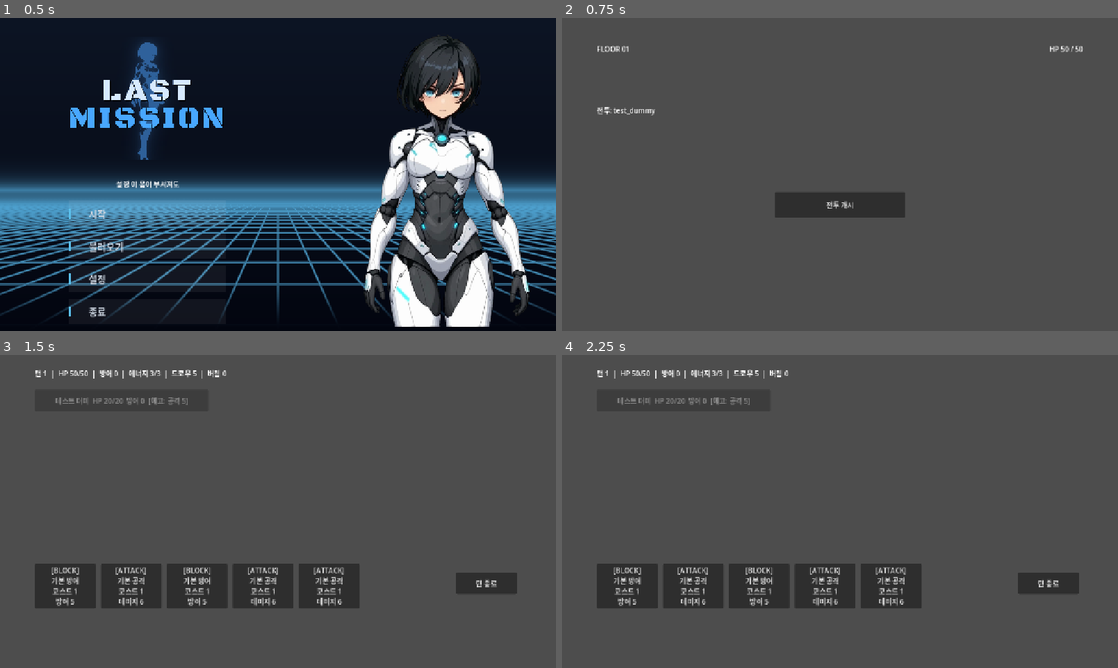
Above: before the commit, frames 1-4 (two rows, left to right).
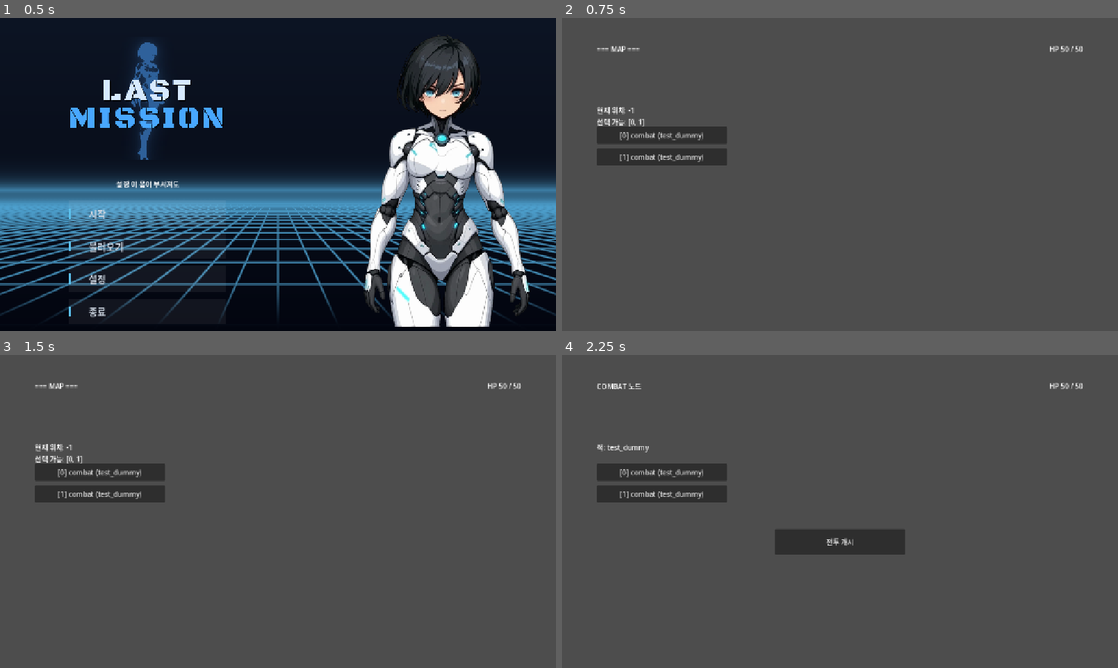
Above: after the commit, the same moments.

Repository: solitaryflyingbird/game_2026_02
Game: Godot game, scene res://main.tscn
The game is run twice, just before and just after one commit, with the same random seed, the same clock (stepped at 60 frames per second) and the same inputs. The project has no main scene, so this scene is started directly.
Inputs (mouse positions are in pixels of both pictures, inside the frame that each line leads up to):
- Up to frame 1 (0.5 s): no input
- Up to frame 2 (0.75 s): click "시작" at 0.5 s
- Up to frame 3 (1.5 s): click (278, 542) at 1.25 s, where only the run before the commit has a clickable "전투 개시"
- Up to frame 4 (2.25 s): click (662, 473) at 2 s, where only the run after the commit has a clickable "[0] combat (test_dummy)"

Frame 1 is identical in both runs. In frame 2, 4.5% of the frame differs, in the area x 6-62%, y 8-64%; in frame 3, 11%; in frame 4, 13%, in the area x 6-94%, y 4-81%.

Commit message:
분기 맵 시스템 구현 (사이클 1~3 완료)
- run_manager.gd: 선형 맵 → 인접 리스트 그래프 (8노드 하드코딩),
  floor 제거 → current_node_id, move_to_node() 유효성 검증 + visited,
  get_available_connections()로 분기 선택, 보스 승리 판정
- run_ui.gd: "map" phase 추가, floor_screen을 맵/전투대기 겸용,
  동적 버튼으로 갈 수 있는 노드 표시, 보상/거점 후 맵 복귀

Co-Authored-By: Claude Opus 4.6 (1M context) <noreply@anthropic.com>

Diff:
--- a/run_manager.gd
+++ b/run_manager.gd
@@ -11,27 +11,75 @@
     run_data = GameData.starting_data.duplicate(true)
     run_data["deck"] = GameData.make_starting_deck()
     run_data["map"] = _generate_map()
-    run_data["floor"] = 0
+    run_data["current_node_id"] = -1
     state_changed.emit()
 
-# --- 맵 생성 ---
+# --- 맵 생성 (하드코딩 분기 맵) ---
 
 func _generate_map() -> Array:
-    # 추후 에피소드 매니저로 분리. 지금은 하드코딩.
+    # row 0: [0:전투]  [1:전투]
+    #            ↘   ↙   ↘
+    # row 1:  [2:엘리트] [3:전투]
+    #             ↘       ↙
+    # row 2:     [4:거점]
+    #             ↙    ↘
+    # row 3:  [5:전투] [6:전투]
+    #             ↘    ↙
+    # row 4:    [7:보스]
     return [
-        {"type": "combat", "enemies": ["test_dummy"]},
-        {"type": "combat", "enemies": ["test_dummy"]},
-        {"type": "rest"},
-        {"type": "combat", "enemies": ["test_dummy"]},
-        {"type": "combat", "enemies": ["test_dummy"]},
-        {"type": "boss", "enemies": ["test_dummy"]},
+        {"id": 0, "row": 0, "col": 0, "type": "combat", "enemies": ["test_dummy"], "connections": [2, 3], "visited": false},
+        {"id": 1, "row": 0, "col": 1, "type": "combat", "enemies": ["test_dummy"], "connections": [3], "visited": false},
+        {"id": 2, "row": 1, "col": 0, "type": "elite", "enemies": ["test_dummy"], "connections": [4], "visited": false},
+        {"id": 3, "row": 1, "col": 1, "type": "combat", "enemies": ["test_dummy"], "connections": [4, 5], "visited": false},
+        {"id": 4, "row": 2, "col": 0, "type": "rest", "enemies": [], "connections": [5, 6], "visited": false},
+        {"id": 5, "row": 3, "col": 0, "type": "combat", "enemies": ["test_dummy"], "connections": [7], "visited": false},
+        {"id": 6, "row": 3, "col": 1, "type": "combat", "enemies": ["test_dummy"], "connections": [7], "visited": false},
+        {"id": 7, "row": 4, "col": 0, "type": "boss", "enemies": ["test_dummy"], "connections": [], "visited": false},
     ]
 
-func _get_current_node() -> Dictionary:
-    var floor_idx = run_data["floor"]
-    if floor_idx >= 0 and floor_idx < run_data["map"].size():
-        return run_data["map"][floor_idx]
+func get_node_by_id(node_id: int) -> Dictionary:
+    if node_id >= 0 and node_id < run_data["map"].size():
+        return run_data["map"][node_id]
     return {}
+
+func get_start_nodes() -> Array:
+    var starts := []
+    for node in run_data["map"]:
+        if node["row"] == 0:
+            starts.append(node["id"])
+    return starts
+
+func get_current_node() -> Dictionary:
+    return get_node_by_id(run_data["current_node_id"])
+
+func get_available_connections() -> Array:
+    if run_data["current_node_id"] == -1:
+        return get_start_nodes()
+    var node = get_current_node()
+    return node.get("connections", [])
+
+# --- 맵 이동 ---
+
+func move_to_node(node_id: int) -> bool:
+    var available = get_available_connections()
+    if node_id not in available:
+        push_warning("move_to_node: %d is not in available connections %s" % [node_id, available])
+        return false
+    run_data["current_node_id"] = node_id
+    run_data["map"][node_id]["visited"] = true
+    _enter_node(node_id)
+    return true
+
+func _enter_node(node_id: int):
+    var node = get_node_by_id(node_id)
+    match node.get("type", ""):
+        "combat", "elite", "boss":
+            run_data["phase"] = "floor"
+        "rest":
+            run_data["phase"] = "rest"
+        _:
+            run_data["phase"] = "floor"
+    state_changed.emit()
 
 # --- 전투 결과 수신 ---
 
@@ -39,33 +87,18 @@
     run_data["hp"] = result["hp"]
     if result["outcome"] == "lose":
         run_data["phase"] = "lose"
-    elif run_data["floor"] >= run_data["map"].size() - 1:
-        run_data["phase"] = "victory"
     else:
-        run_data["phase"] = "reward"
-    state_changed.emit()
-
-# --- 층 진행 ---
-
-func advance_floor():
-    run_data["floor"] += 1
-    _enter_current_node()
-
-func _enter_current_node():
-    var node = _get_current_node()
-    match node.get("type", ""):
-        "combat", "boss":
-            run_data["phase"] = "floor"
-        "rest":
-            run_data["phase"] = "rest"
-        _:
-            run_data["phase"] = "floor"
+        var node = get_current_node()
+        if node.get("type") == "boss":
+            run_data["phase"] = "victory"
+        else:
+            run_data["phase"] = "reward"
     state_changed.emit()
 
 # --- 전투 시작 ---
 
 func start_combat():
-    var node = _get_current_node()
+    var node = get_current_node()
     var enemy_ids = node.get("enemies", ["test_dummy"])
     BattleManager.start_combat(run_data["deck"], run_data["hp"], run_data["max_hp"], enemy_ids)
     BattleManager.start_turn()
@@ -76,16 +109,28 @@
 
 func rest_heal_hp():
     run_data["hp"] = min(run_data["hp"] + 15, run_data["max_hp"])
-    advance_floor()
+    run_data["phase"] = "map"
+    state_changed.emit()
 
 # --- 버튼 핸들러 ---
 
 func start_run():
     init_run()
-    run_data["floor"] = 0
-    _enter_current_node()
+    run_data["phase"] = "map"
+    state_changed.emit()
 
 func return_to_title():
     init_run()
     run_data["phase"] = "title"
     state_changed.emit()
+
+# --- 디버그 ---
+
+func _debug_print_map():
+    print("=== MAP (%d nodes) ===" % run_data["map"].size())
+    for node in run_data["map"]:
+        var visited = "●" if node["visited"] else "○"
+        print("  %s [%d] row:%d col:%d type:%s conn:%s" % [
+            visited, node["id"], node["row"], node["col"], node["type"], node["connections"]])
+    print("  current_node_id: %d" % run_data["current_node_id"])
+    print("  available: %s" % get_available_connections())
--- a/run_ui.gd
+++ b/run_ui.gd
@@ -2,6 +2,7 @@
 
 @onready var screens = {
     "title": $title_screen,
+    "map": $floor_screen,
     "floor": $floor_screen,
     "combat": $combat_screen,
     "reward": $reward_screen,
@@ -9,6 +10,9 @@
     "lose": $result_screen,
     "victory": $result_screen,
 }
+
+# 맵 노드 선택 버튼 (동적 생성)
+var map_buttons: Array = []
 
 func _ready():
     RunManager.state_changed.connect(_on_state_changed)
@@ -19,18 +23,18 @@
     $title_screen/settings_button.pressed.connect(_on_settings_pressed)
     $title_screen/quit_button.pressed.connect(_on_quit_pressed)
 
-    # 플로어
+    # 플로어 (전투 대기) — 전투 개시 버튼
     $floor_screen/battle_start_button.pressed.connect(RunManager.start_combat)
 
     # 전투 → 결과 수신
     $combat_screen.combat_finished.connect(RunManager._on_combat_finished)
 
-    # 보상 — "다음 층" 버튼
-    $reward_screen/next_floor_button.pressed.connect(RunManager.advance_floor)
+    # 보상 — "맵으로" 버튼
+    $reward_screen/next_floor_button.pressed.connect(_on_return_to_map)
 
     # 거점
     $rest_screen/heal_hp_button.pressed.connect(RunManager.rest_heal_hp)
-    $rest_screen/skip_button.pressed.connect(RunManager.advance_floor)
+    $rest_screen/skip_button.pressed.connect(_on_rest_skip)
 
     # 결과
     $result_screen/title_button.pressed.connect(RunManager.return_to_title)
@@ -46,6 +50,8 @@
 
     if phase == "combat":
         $combat_screen.begin_combat()
+    elif phase == "map":
+        _build_map_ui()
 
 func show_phase(phase: String):
     for screen in screens.values():
@@ -53,32 +59,77 @@
     if phase in screens:
         screens[phase].visible = true
 
+# --- 맵 UI (floor_screen을 재활용) ---
+
+func _build_map_ui():
+    # 기존 맵 버튼 제거
+    for btn in map_buttons:
+        btn.queue_free()
+    map_buttons.clear()
+
+    # 상태 표시
+    var hp_str = "%d / %d" % [RunManager.run_data["hp"], RunManager.run_data["max_hp"]]
+    $floor_screen/floor_label.text = "=== MAP ==="
+    $floor_screen/hp_label.text = "HP %s" % hp_str
+
+    # 전투 개시 버튼 숨김 (맵에서는 노드 선택으로 진행)
+    $floor_screen/battle_start_button.visible = false
+
+    # 갈 수 있는 노드 표시
+    var available = RunManager.get_available_connections()
+    var info_lines := PackedStringArray()
+
+    for node_id in available:
+        var node = RunManager.get_node_by_id(node_id)
+        var type_str = node.get("type", "?")
+        var label = "[%d] %s" % [node_id, type_str]
+        if node.get("enemies", []).size() > 0:
+            label += " (%s)" % ", ".join(node["enemies"])
+
+        var btn = Button.new()
+        btn.text = label
+        btn.custom_minimum_size = Vector2(300, 40)
+        btn.pressed.connect(_on_map_node_selected.bind(node_id))
+        $floor_screen.add_child(btn)
+        btn.position = Vector2(80, 250 + map_buttons.size() * 50)
+        map_buttons.append(btn)
+
+    # 방문 기록 표시
+    info_lines.append("현재 위치: %d" % RunManager.run_data["current_node_id"])
+    info_lines.append("선택 가능: %s" % str(available))
+    $floor_screen/enemy_label.text = "\n".join(info_lines)
+
+    # 디버그 출력
+    RunManager._debug_print_map()
+
+func _on_map_node_selected(node_id: int):
+    RunManager.move_to_node(node_id)
+
+# --- 보상/거점 → 맵 복귀 ---
+
+func _on_return_to_map():
+    RunManager.run_data["phase"] = "map"
+    RunManager.state_changed.emit()
+
+func _on_rest_skip():
+    RunManager.run_data["phase"] = "map"
+    RunManager.state_changed.emit()
+
 # --- 라벨 갱신 ---
 
 func update_labels():
     var d = RunManager.run_data
-    var floor_idx = d["floor"]
-    var floor_display = floor_idx + 1
     var hp_str = "%d / %d" % [d["hp"], d["max_hp"]]
 
-    # 플로어 화면
-    $floor_screen/floor_label.text = "FLOOR %02d" % floor_display
-    $floor_screen/hp_label.text = "HP %s" % hp_str
-
-    # 맵 노드 정보 표시
-    var node = RunManager._get_current_node()
-    var node_type = node.get("type", "?")
-    var next_info = ""
-    match node_type:
-        "combat":
-            var enemies = node.get("enemies", [])
-            next_info = "전투: %s" % ", ".join(enemies)
-        "boss":
-            var enemies = node.get("enemies", [])
-            next_info = "보스: %s" % ", ".join(enemies)
-        "rest":
-            next_info = "거점 (수습소)"
-    $floor_screen/enemy_label.text = next_info
+    # 플로어 화면 (전투 대기)
+    if d["phase"] == "floor":
+        var node = RunManager.get_current_node()
+        var type_str = node.get("type", "?")
+        $floor_screen/floor_label.text = "%s 노드" % type_str.to_upper()
+        $floor_screen/hp_label.text = "HP %s" % hp_str
+        $floor_screen/battle_start_button.visible = true
+        var enemies = node.get("enemies", [])
+        $floor_screen/enemy_label.text = "적: %s" % ", ".join(enemies)
 
     # 거점 화면
     $rest_screen/rest_info.text = "HP %s  |  덱 %d장" % [hp_str, d["deck"].size()]
